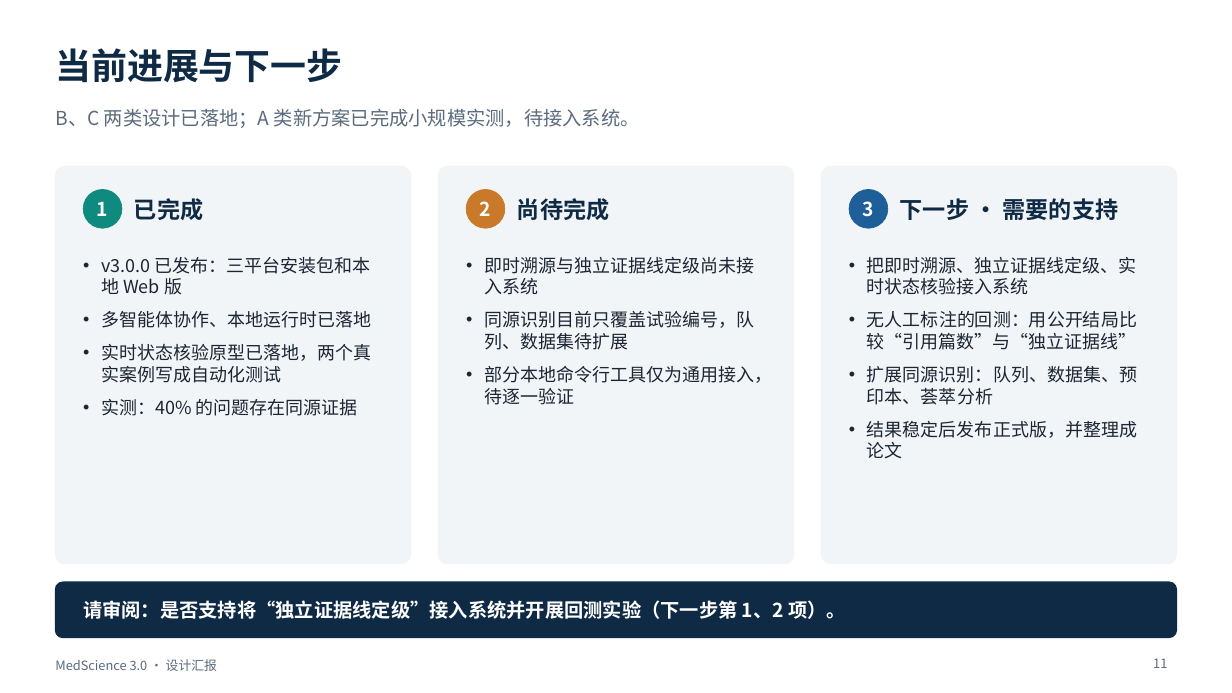
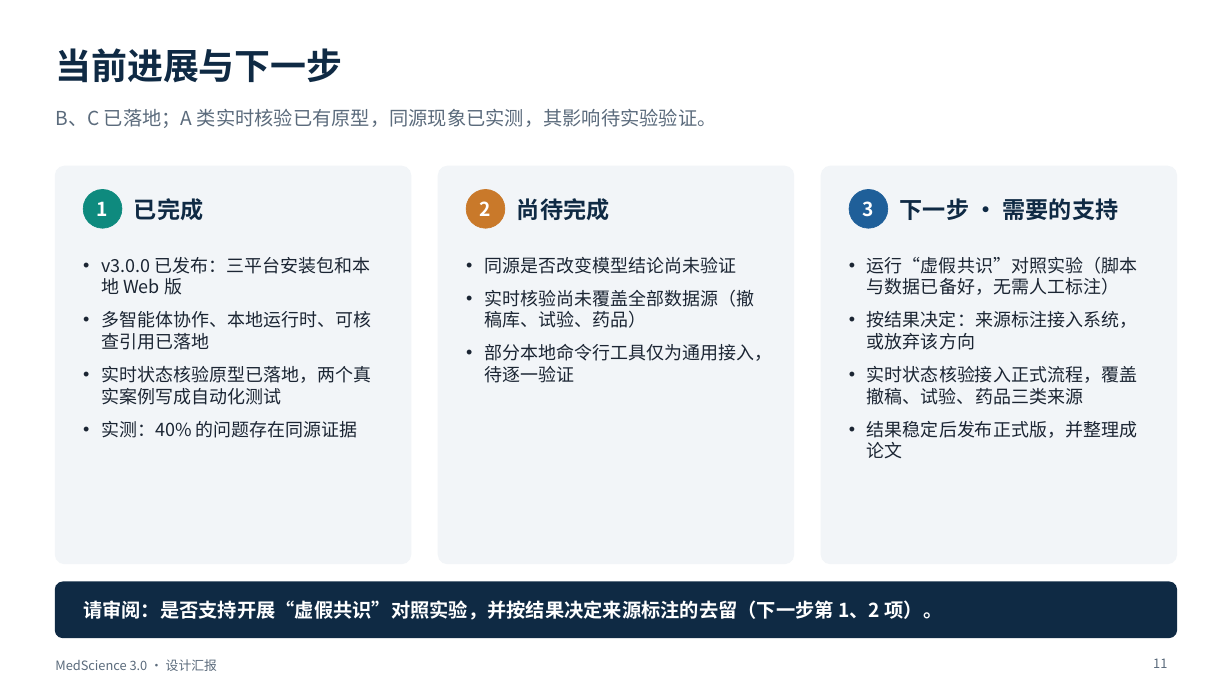
Before and after one commit to BenjaminDuo/MedScience, a slide deck: slide 11 of docs/presentation/MedScience-3.0-设计汇报.pptx. Drawn at 1232x693 pixels with LibreOffice and Linux fonts; fonts in the diff are those of the drawing. Boxes give left, top, right and bottom in pixels: in the first picture for what was removed or moved away, otherwise in the second. Text is boxed around its words. In the diff, an @@ line names an element or a change of style, - is before the commit and + after.

```diff
--- a/docs/presentation/MedScience-3.0-设计汇报.pptx
+++ b/docs/presentation/MedScience-3.0-设计汇报.pptx
@@ text at (55,109,717,128): text changed @@
-B、C 两类设计已落地；A 类新方案已完成小规模实测，待接入系统。
+B、C 已落地；A 类实时核验已有原型，同源现象已实测，其影响待实验验证。
@@ text at (484,257,754,328): text changed @@
-• 即时溯源与独立证据线定级尚未接入系统
-• 同源识别目前只覆盖试验编号，队列、数据集待扩展
+• 同源是否改变模型结论尚未验证
+• 实时核验尚未覆盖全部数据源（撤稿库、试验、药品）
@@ text at (867,257,1137,405): text changed @@
-• 把即时溯源、独立证据线定级、实时状态核验接入系统
-• 无人工标注的回测：用公开结局比较“引用篇数”与“独立证据线”
-• 扩展同源识别：队列、数据集、预印本、荟萃分析
+• 运行“虚假共识”对照实验（脚本与数据已备好，无需人工标注）
+• 按结果决定：来源标注接入系统，或放弃该方向
+• 实时状态核验接入正式流程，覆盖撤稿、试验、药品三类来源
@@ text at (101,311,371,350): text changed @@
-• 多智能体协作、本地运行时已落地
+• 多智能体协作、本地运行时、可核查引用已落地
@@ text at (83,600,943,620): text changed @@
-请审阅：是否支持将“独立证据线定级”接入系统并开展回测实验（下一步第 1、2 项）。
+请审阅：是否支持开展“虚假共识”对照实验，并按结果决定来源标注的去留（下一步第 1、2 项）。
```
Also in this commit, not shown: 7 other slides changed, 7 other files.
